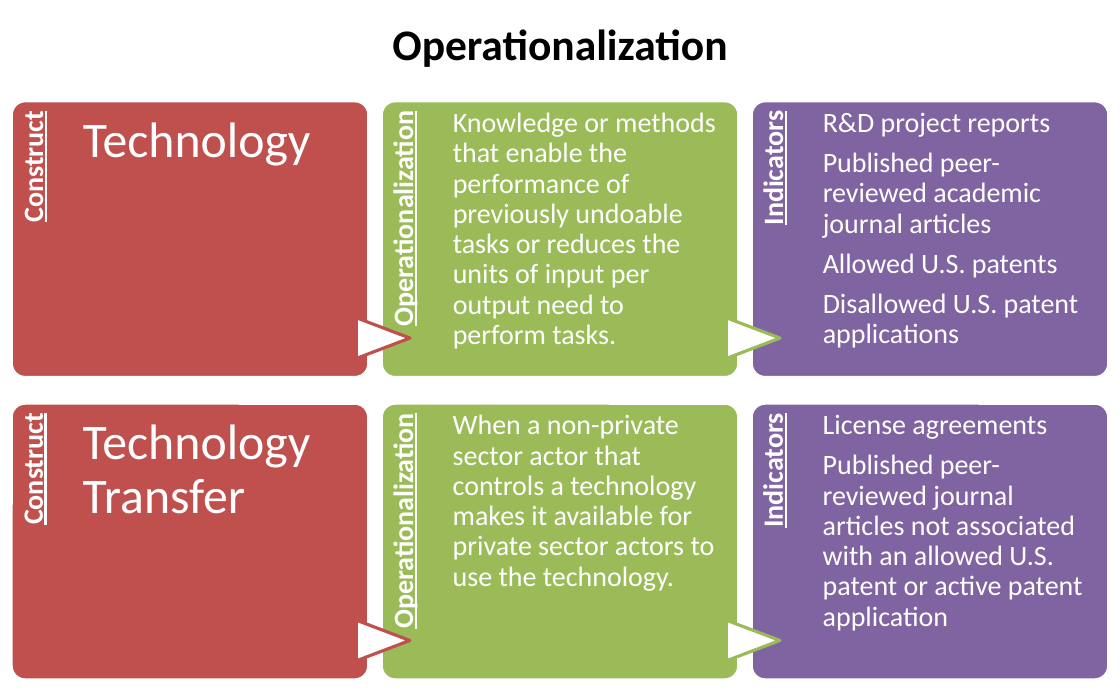
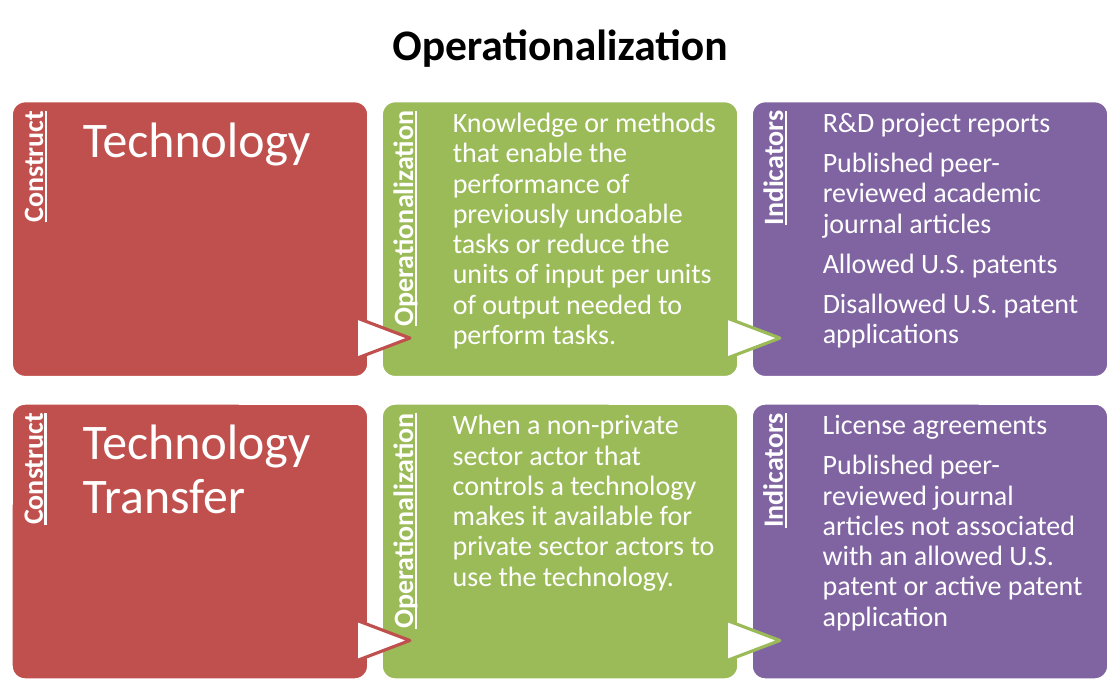
Before and after one commit to SLU-Courses-Townes/SOC5600, a slide deck: slide 17 of FinalProject/Presentation/Townes_SOC5600_FinalProject_Presentation.pptx. Drawn at 1120x700 pixels with LibreOffice and Linux fonts; fonts in the diff are those of the drawing. Boxes give left, top, right and bottom in pixels: in the first picture for what was removed or moved away, otherwise in the second. Text is boxed around its words. In the diff, an @@ line names an element or a change of style, - is before the commit and + after.

```diff
--- a/FinalProject/Presentation/Townes_SOC5600_FinalProject_Presentation.pptx
+++ b/FinalProject/Presentation/Townes_SOC5600_FinalProject_Presentation.pptx
@@ text at bbox=[453, 112, 716, 349]: text changed @@
-Knowledge or methods that enable the performance of previously undoable tasks or reduces the units of input per output need to perform tasks.
+Knowledge or methods that enable the performance of previously undoable tasks or reduce the units of input per units of output needed to perform tasks.
```
Also in this commit, not shown: 10 other slides changed.
